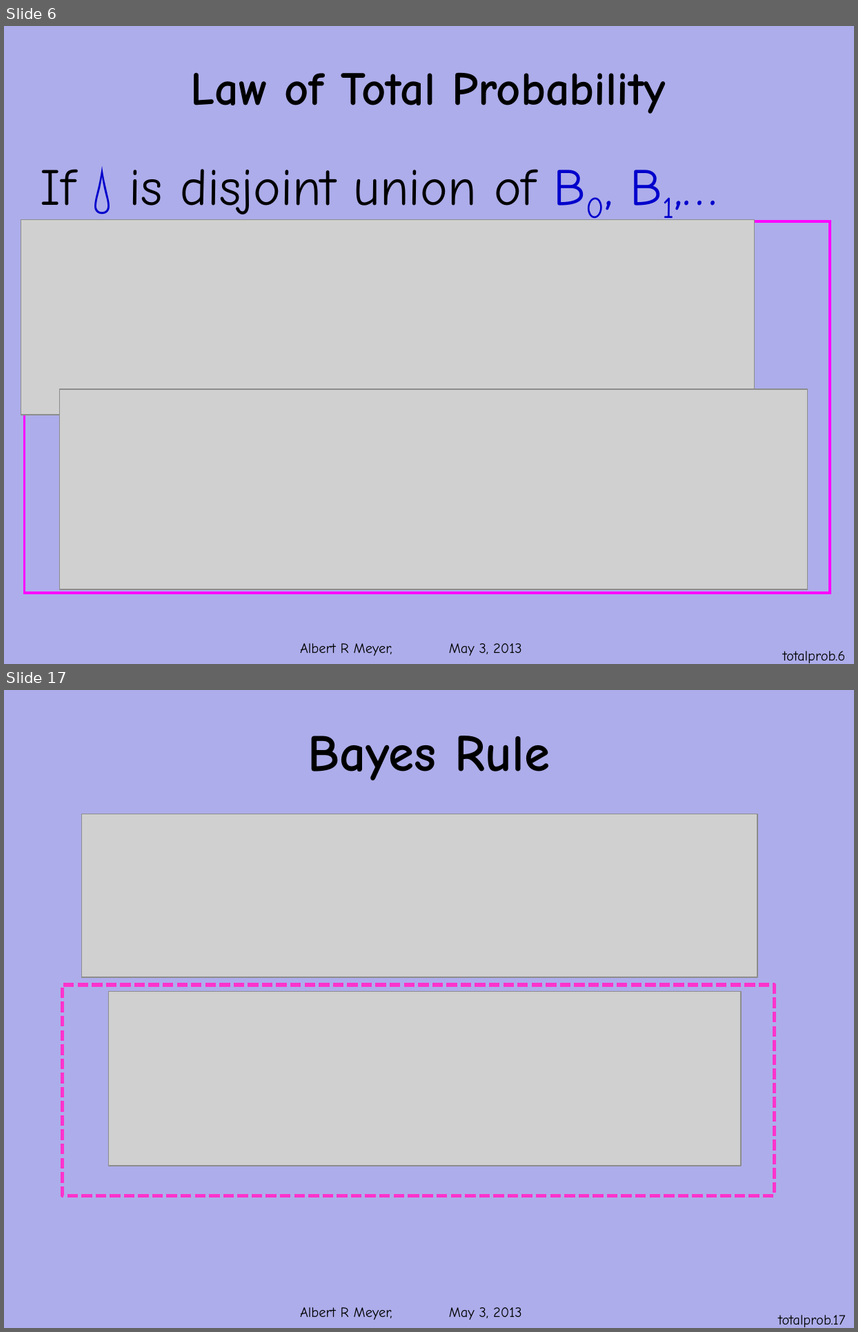
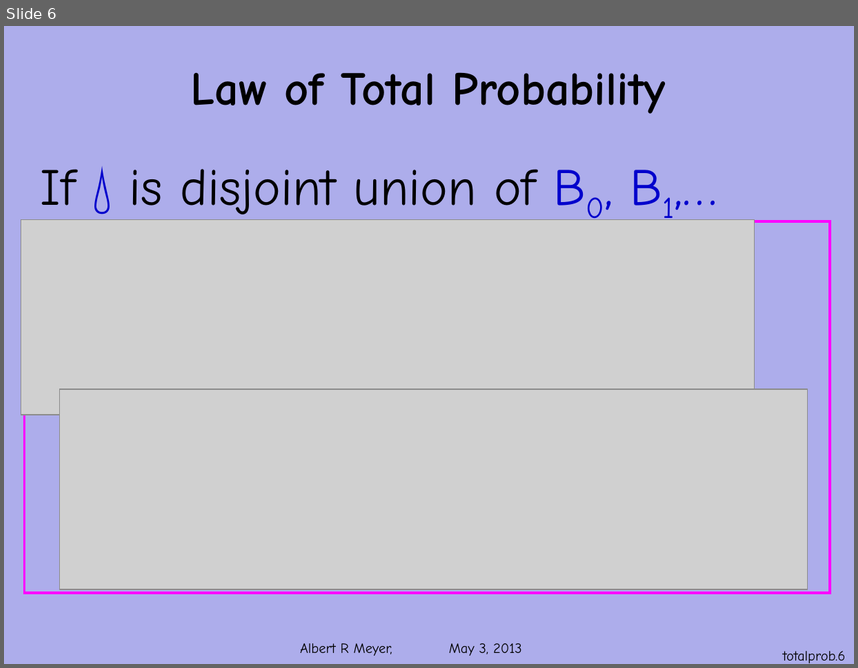
Before and after one commit to armeyer/mcs_web, a slide deck: spring13/slides13/total-probability.pptx. Shown one above the other, each under a label of ours: slides 6 and 17 before the commit, slide 6 after it; the slides between them are not shown. The pictures are 858x1332 and 858x668 pixels, drawn with LibreOffice and Linux fonts; fonts in the diff are those of the drawing; grey boxes stand for pictures; background and template pictures are left out. Boxes give left, top, right and bottom in pixels: in the first picture for what was removed or moved away, otherwise in the second. Text is boxed around its words. In the diff, an @@ line names an element or a change of style, - is before the commit and + after.

Commit message:
add bayes.pptx, corresponding edit to total-probability.pptx

```diff
--- a/spring13/slides13/total-probability.pptx
+++ b/spring13/slides13/total-probability.pptx
@@ slide 17 removed at (4, 690, 854, 1328), background #ADADEB; not listed: 1 template element that a slide beside it also shows @@
@@ title removed at (308, 736, 550, 780) @@
-Bayes Rule
@@ picture removed at (81, 814, 757, 977) @@
@@ rectangle removed at (63, 985, 774, 1196) @@
@@ picture removed at (109, 991, 741, 1165) @@
@@ page number removed at (778, 1314, 845, 1327) @@
-totalprob.17
```
Also in this commit, not shown: 10 other slides removed, 1 other file.
